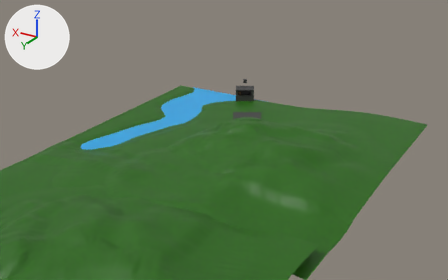
The Blender file scenes/construction/construction.blend as it was, and as the next commit left it.
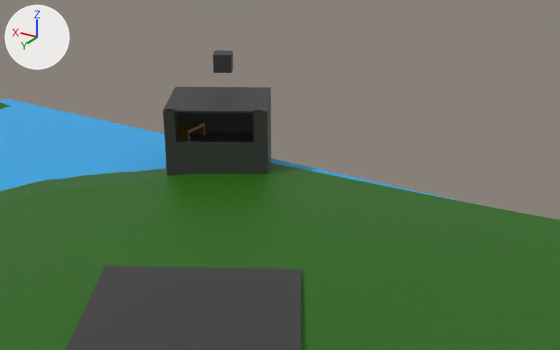
There are two pictures of each version: one from a 50 mm lens placed at (-90.9, 153.2, 81.3), pointed at (23.9, -38.1, -14.4), one close up from a 50 mm lens placed at (-9.8, -5.8, 21.2), pointed at (16.4, -49.5, -0.7). The axes (+X, +Y, +Z) are drawn at upper left. The lights are the same throughout. The first two pictures are the older version.
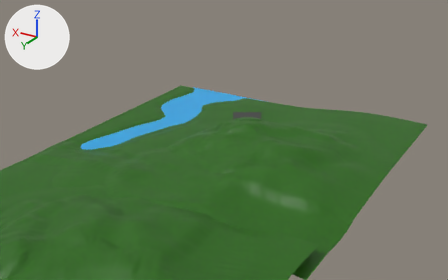
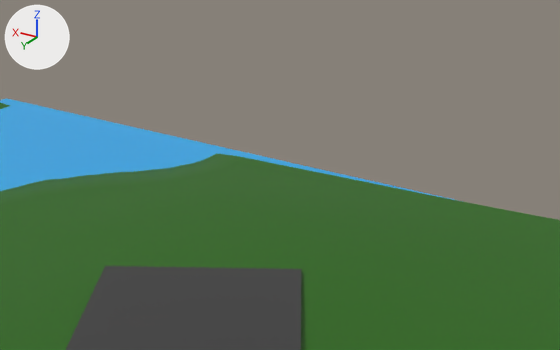
Location of each change, (x1, y1, x2, y2) in pixels of the close-ups (560 x 350 px):
'Cube.001-col', deleted: before (163, 50, 271, 176)
'desk-col', deleted: before (177, 120, 205, 142)

The change, as a diff of the scene's bpy script:
```diff
--- a/scenes/construction/construction.blend.py
+++ b/scenes/construction/construction.blend.py
@@ ob_cube_001_col @@
-ob_cube_001_col = bpy.data.objects.new('Cube.001-col', me_cube_001)
-ob_cube_001_col.location = (20.0, -47.23, -6.53)
-ob_cube_001_col.rotation_euler = (0.0, 0.0, 0.51)  # degrees (0, 0, 29)
-ob_cube_001_col.scale = (1.43, 1.43, 1.43)
@@ ob_desk_col @@
-ob_desk_col = bpy.data.objects.new('desk-col', me_cube_002)
-ob_desk_col.location = (22.87, -47.78, 2.31)
-ob_desk_col.rotation_euler = (0.0, 0.0, 1.584)  # degrees (0, 0, 91)
-ob_desk_col.scale = (-0.2, -0.1, -0.1)
```
